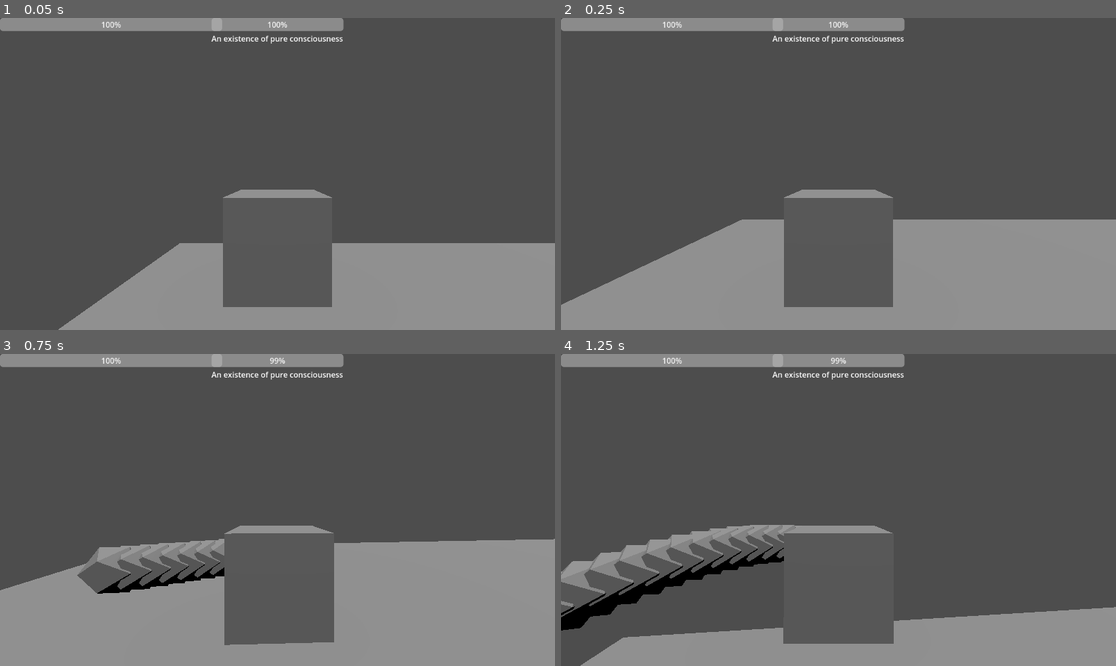
Above: before the commit, frames 1-4 (two rows, left to right).
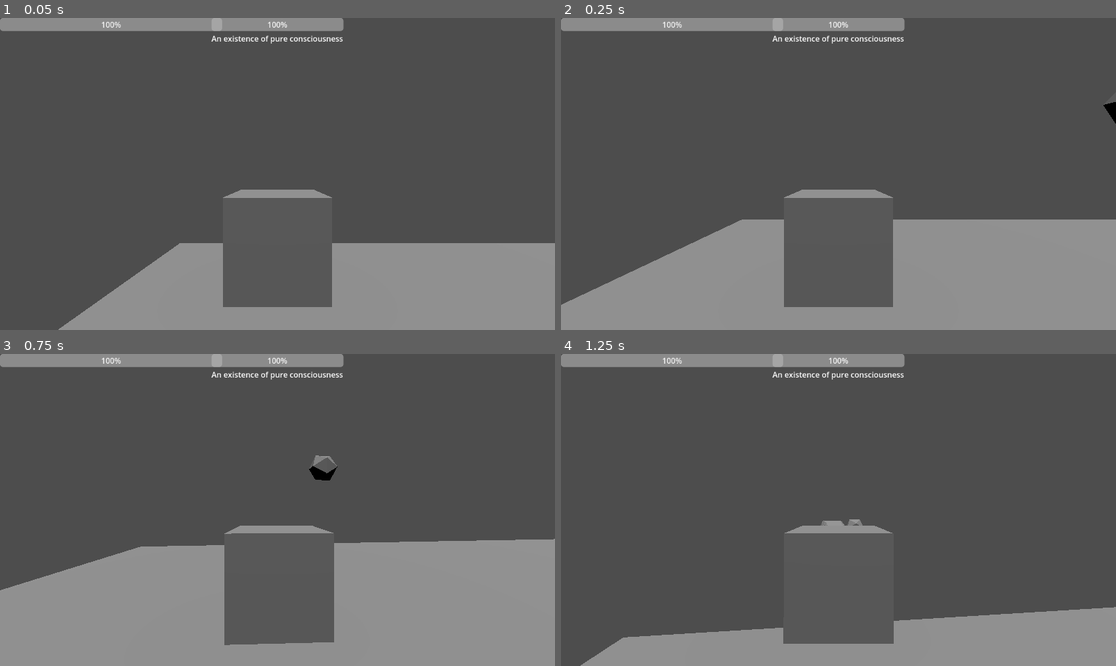
Above: after the commit, the same moments.

Repository: RavenRandomz/cube-extentialis-bossfight
Game: Godot game, scene res://testworld.tscn
Same seed, same stepped clock (60 frames per second), same inputs: the game is played once before the commit and once after it.
Inputs (mouse positions are in pixels of both pictures, inside the frame that each line leads up to):
- Up to frame 1 (0.05 s): no input
- Up to frame 2 (0.25 s): no input
- Up to frame 3 (0.75 s): tap Enter at 0.5 s; move the mouse to (305, 510) at 0.52 s; press the mouse at (305, 510) at 0.53 s; hold W (player_forward) from 0.53 s (still down)
- Up to frame 4 (1.25 s): keep holding W (player_forward); tap Space (player_jump) at 0.77 s

Frame 1 is identical in both runs. In frame 2, less than 0.1% of the frame differs, in the area x 97-100%, y 26-34%; in frame 3, 2.7%; in frame 4, 4.1%, in the area x 0-55%, y 1-89%.

Commit message:
Fix direcitonal issues on bullet
Have the default direction face north
Add a fire() method that will change the velocity
of the bullet.

(When the bullet is instanciated, it's basis is in the default
orientation. When the rotation is directly modified, the velocity vector
when set by _ready() is in the default direciton. fire() allows the
bullet's velocity to be set in its regular direciton.

Diff:
--- a/scripts/basic_bullet.gd
+++ b/scripts/basic_bullet.gd
@@ -9,8 +9,10 @@
 	# Initialize collision detect
 	contact_monitor = true
 	max_contacts_reported = 1
+	linear_velocity = transform.basis.z * speed
 
-	linear_velocity = transform.basis.x * speed
+func fire():
+	linear_velocity = transform.basis.z * speed
 
 func _on_body_entered(body:Node):
 	if body.has_method("damage"):
